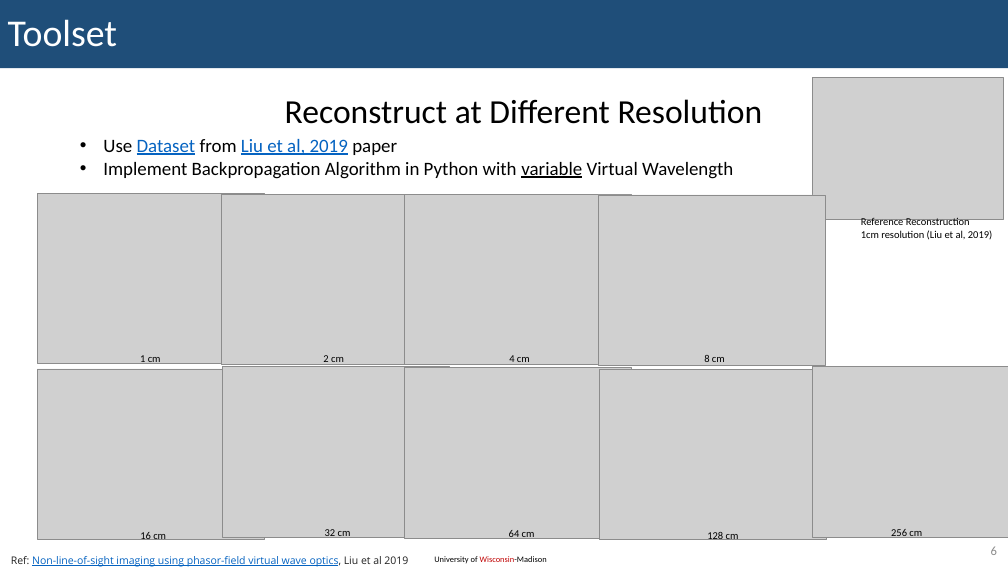
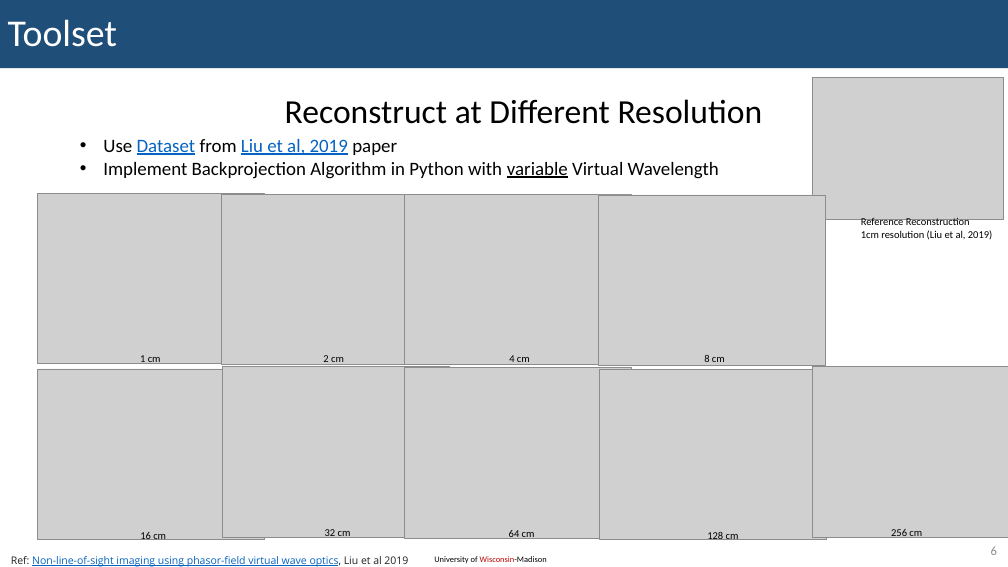
Before and after one commit to elbrandt/ECE901_Project, a slide deck: slide 6 of Presentation/BrandtEric_ECE901_FinalPresentation.pptx. Drawn at 1008x567 pixels with LibreOffice and Linux fonts; fonts in the diff are those of the drawing; grey boxes stand for pictures. Boxes give left, top, right and bottom in pixels: in the first picture for what was removed or moved away, otherwise in the second. Text is boxed around its words. In the diff, an @@ line names an element or a change of style, - is before the commit and + after.

```diff
--- a/Presentation/BrandtEric_ECE901_FinalPresentation.pptx
+++ b/Presentation/BrandtEric_ECE901_FinalPresentation.pptx
@@ text at (103, 162, 719, 179): text changed @@
-• Implement Backpropagation Algorithm in Python with variable Virtual Wavelength
+• Implement Backprojection Algorithm in Python with variable Virtual Wavelength
```
Also in this commit, not shown: 4 other slides changed, 1 other file.
